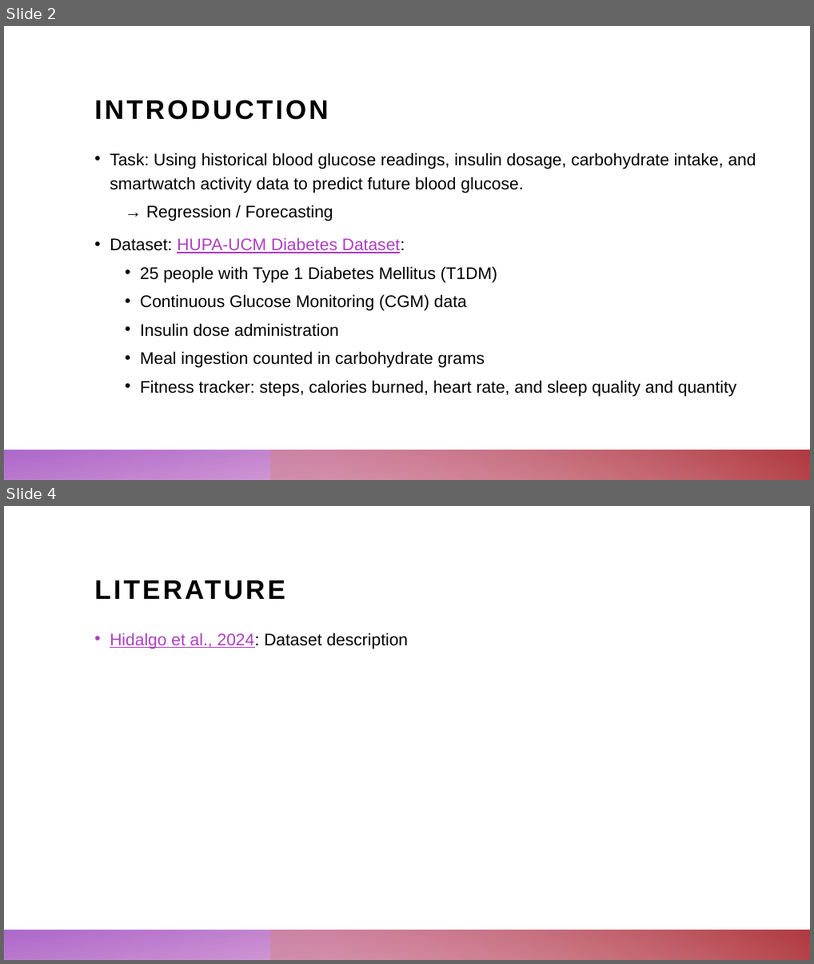
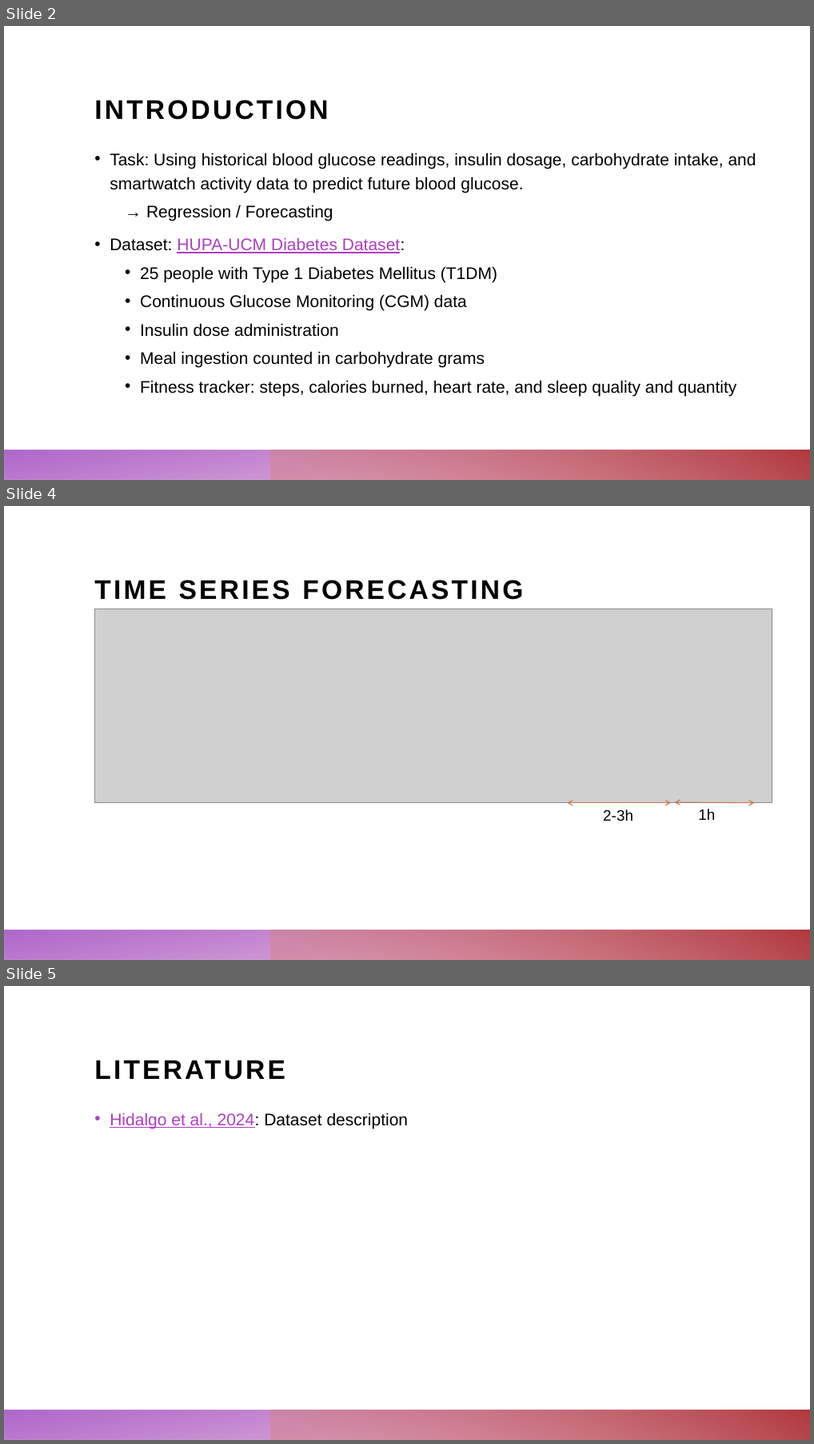
Before and after one commit to ChristopherKunze-Git/AdvancedTimeSeriesCourse-Engineering-Data, a slide deck: 4_Presentation/Blood_glucose_prediction.pptx. Shown one above the other, each under a label of ours: slides 2 and 4 before the commit, slides 2, 4 and 5 after it; the slides between them are not shown. The pictures are 814x964 and 814x1444 pixels, drawn with LibreOffice and Linux fonts; fonts in the diff are those of the drawing; grey boxes stand for pictures. Boxes give left, top, right and bottom in pixels: in the first picture for what was removed or moved away, otherwise in the second. Text is boxed around its words. In the diff, an @@ line names an element or a change of style, - is before the commit and + after.

```diff
--- a/4_Presentation/Blood_glucose_prediction.pptx
+++ b/4_Presentation/Blood_glucose_prediction.pptx
@@ slide 4 added at (4,506,810,960), background #FFFFFF; not listed: 2 template elements that a slide beside it also shows @@
@@ title added at (94,580,523,600), 32 pt, text #000000, bold @@
+TIME SERIES FORECASTING
@@ picture added at (94,609,772,803) @@
@@ double arrow added from (568, 803) to (671, 803), #C3784D 1 pt @@
@@ text added at (603,809,634,820), 18 pt, text #000000 @@
+2-3h
@@ double arrow added from (675, 802) to (754, 803), #C3784D 1 pt @@
@@ text added at (698,808,715,820), 18 pt, text #000000 @@
+1h
@@ what was slide 4 is now slide 5 @@
```
Also in this commit, not shown: 4 slides changed, 5 other slides added, 1 slide removed.
